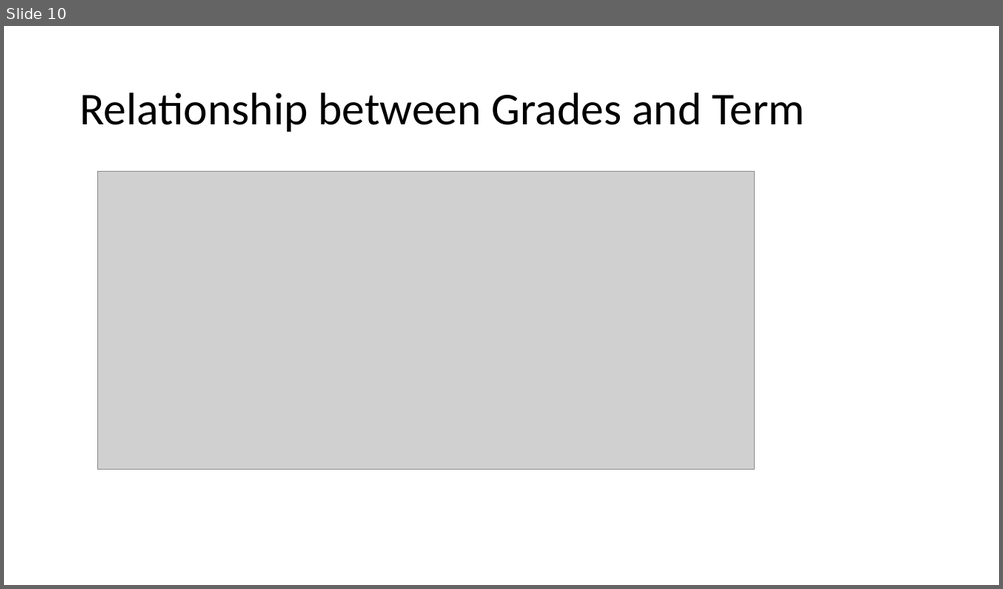
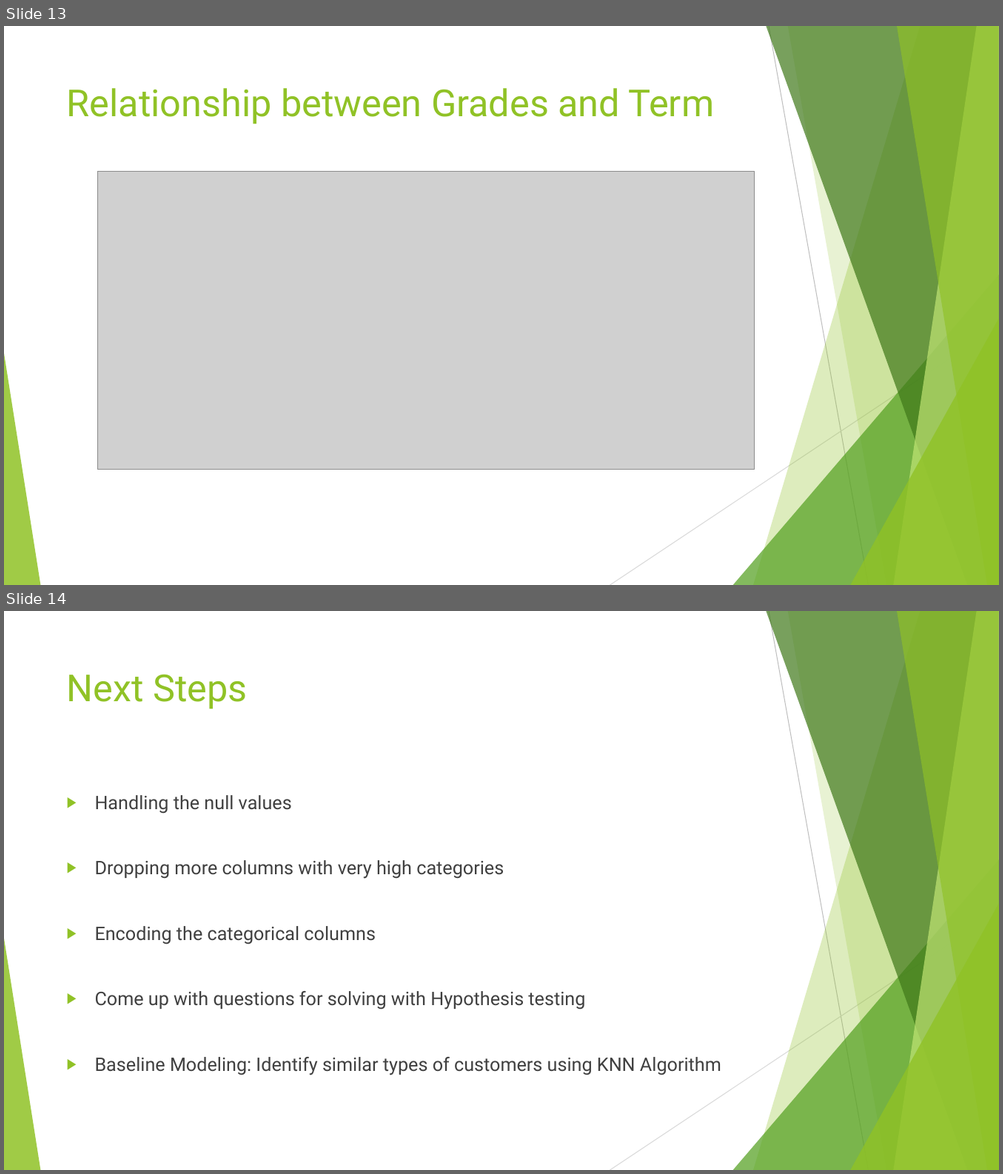
Before and after one commit to botchavs/capstone, a slide deck: Sprint1.pptx. Shown one above the other, each under a label of ours: slide 10 before the commit, slides 13 and 14 after it. The pictures are 1003x589 and 1003x1174 pixels, drawn with LibreOffice and Linux fonts; fonts in the diff are those of the drawing; grey boxes stand for pictures. Boxes give left, top, right and bottom in pixels: in the first picture for what was removed or moved away, otherwise in the second. Text is boxed around its words. In the diff, an @@ line names an element or a change of style, - is before the commit and + after.

```diff
--- a/Sprint1.pptx
+++ b/Sprint1.pptx
@@ slide 14 added at box(4, 611, 999, 1170), background #FFFFFF; not listed: 10 template elements that a slide beside it also shows @@
@@ title added at box(67, 674, 247, 709), 36 pt, text #90C226 @@
+Next Steps
@@ text added at box(95, 795, 721, 1076), 18 pt, text #404040 @@
+▶ Handling the null values
+▶ Dropping more columns with very high categories
+▶ Encoding the categorical columns
+▶ Come up with questions for solving with Hypothesis testing
+▶ Baseline Modeling: Identify similar types of customers using KNN Algorithm
@@ what was slide 10 is now slide 13 @@
@@ slide 13 changed as well @@
@@ title "Relationship between Grades and Term": place and size @@
-title "Relationship between Grades and Term" at box(79, 93, 805, 132)
+title "Relationship between Grades and Term" at box(67, 88, 714, 124)
@@ title "Relationship between Grades and Term" at box(67, 88, 714, 124): size 44 to 36 pt, font Calibri to Roboto, text colour #000000 to #90C226; line spacing 0.9 to 1; vertical alignment middle to top @@
@@ group added at box(4, 26, 999, 585): 5 freeform shapes, 3 triangles, 2 lines @@
```
Also in this commit, not shown: 8 other slides changed, 4 other slides added, 1 slide removed.
